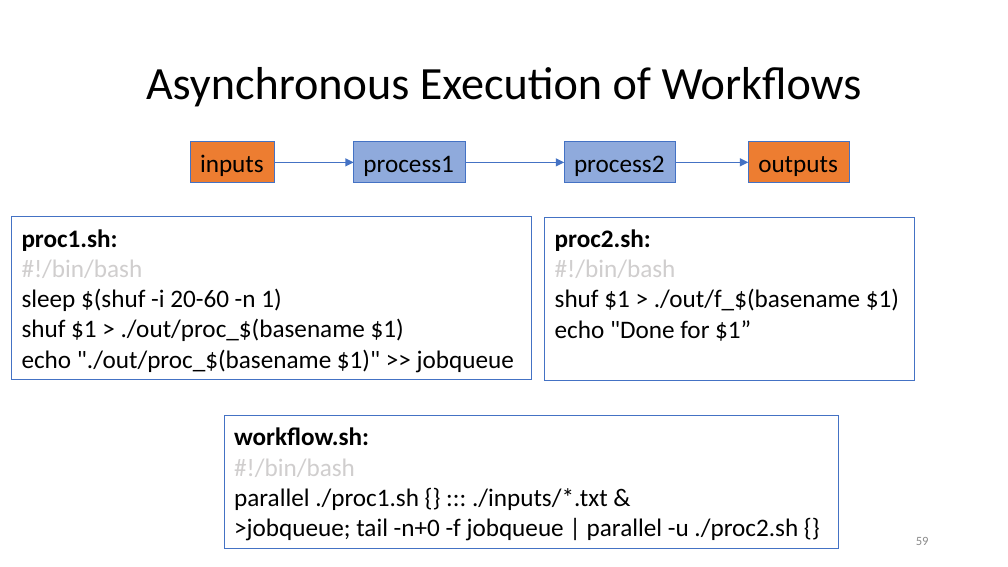
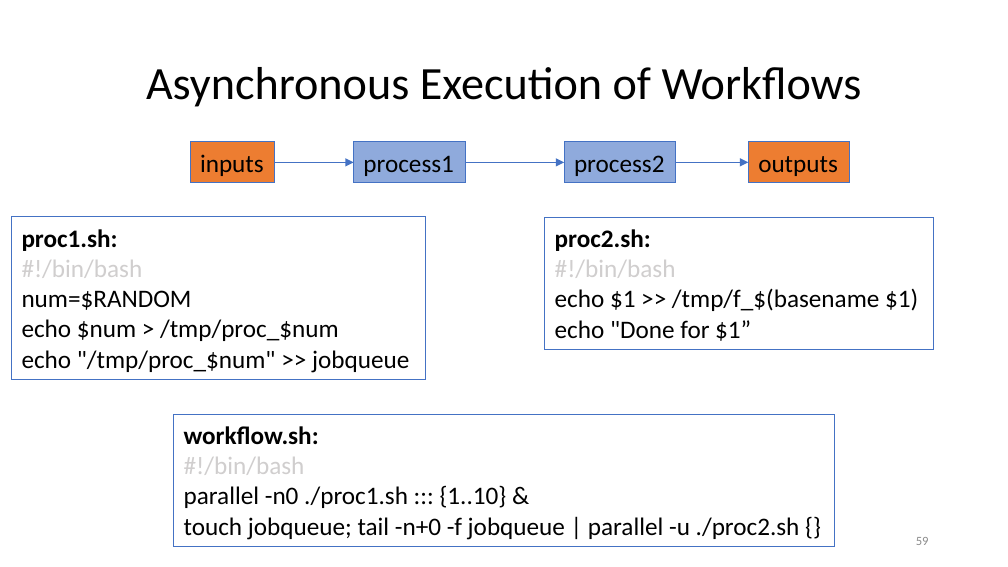
Before and after one commit to ketancmaheshwari/pearc24tut, a slide deck: slide 59 of gnu-parallel-tutorial.pptx. Drawn at 1008x567 pixels with LibreOffice and Linux fonts; fonts in the diff are those of the drawing. Boxes give left, top, right and bottom in pixels: in the first picture for what was removed or moved away, otherwise in the second. Text is boxed around its words. In the diff, an @@ line names an element or a change of style, - is before the commit and + after.

Commit message:
minor

```diff
--- a/gnu-parallel-tutorial.pptx
+++ b/gnu-parallel-tutorial.pptx
@@ rectangle "proc1.sh: #!/bin/bash": place and size @@
-rectangle "proc1.sh: #!/bin/bash" at [11, 217, 530, 380]
+rectangle "proc1.sh: #!/bin/bash" at [11, 217, 424, 380]
@@ rectangle "proc2.sh: #!/bin/bash echo $1 >> ...": place and size @@
-rectangle "proc2.sh: #!/bin/bash echo $1 >> ..." at [544, 218, 914, 381]
+rectangle "proc2.sh: #!/bin/bash echo $1 >> ..." at [544, 218, 933, 350]
@@ text in rectangle at [555, 229, 918, 311]: text changed @@
-proc2.sh:
-#!/bin/bash
-shuf $1 > ./out/f_$(basename $1)
+proc2.sh:
+#!/bin/bash
+echo $1 >> /tmp/f_$(basename $1)
@@ text in rectangle at [22, 290, 409, 373]: text changed @@
-sleep $(shuf -i 20-60 -n 1)
-shuf $1 > ./out/proc_$(basename $1)
-echo "./out/proc_$(basename $1)" >> jobqueue
+num=$RANDOM
+echo $num > /tmp/proc_$num
+echo "/tmp/proc_$num" >> jobqueue
@@ rectangle "workflow.sh: #!/bin/bash": place and size @@
-rectangle "workflow.sh: #!/bin/bash" at [224, 416, 838, 548]
+rectangle "workflow.sh: #!/bin/bash" at [173, 414, 834, 546]
@@ text in rectangle at [184, 485, 800, 540]: text changed @@
-parallel ./proc1.sh {} ::: ./inputs/*.txt &
->jobqueue; tail -n+0 -f jobqueue | parallel -u ./proc2.sh {}
+parallel -n0 ./proc1.sh ::: {1..10} &
+touch jobqueue; tail -n+0 -f jobqueue | parallel -u ./proc2.sh {}
```
Also in this commit, not shown: 3 other slides changed.
